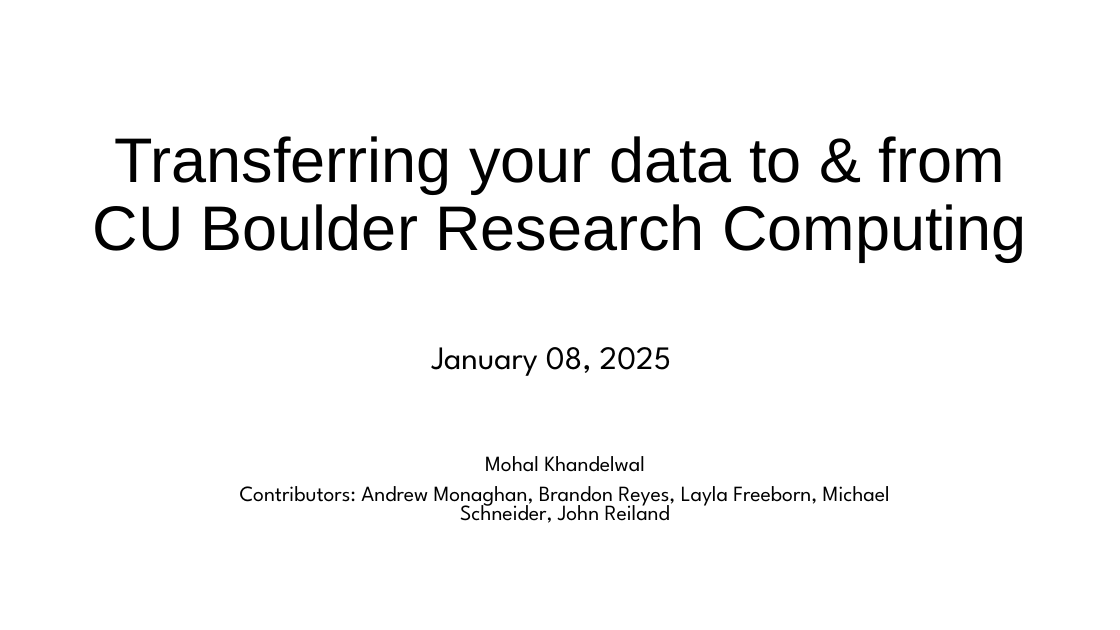
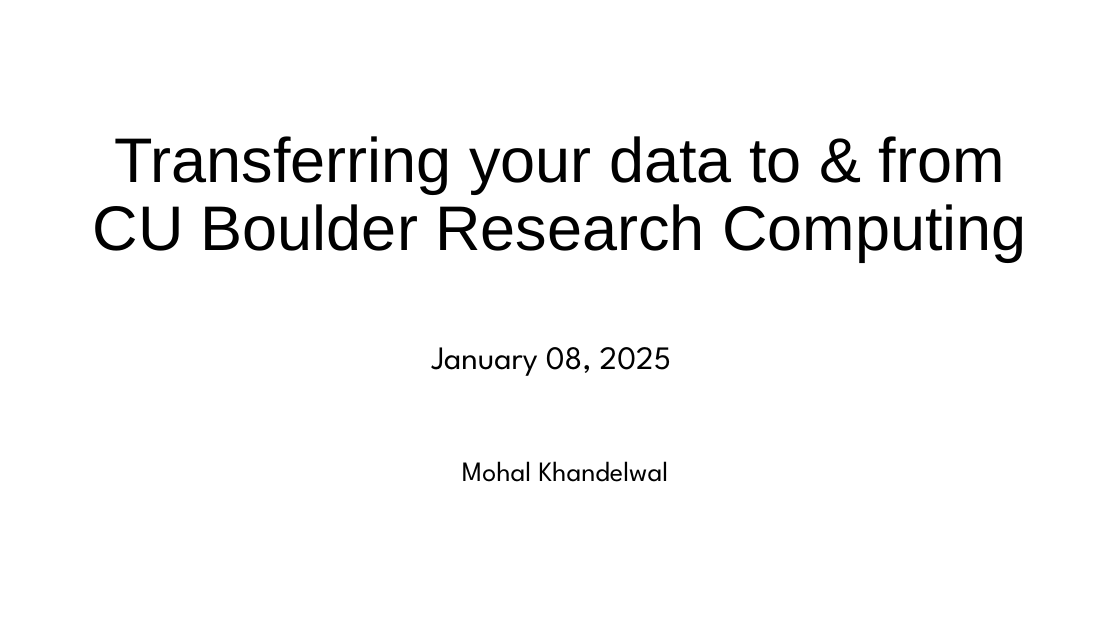
Before and after one commit to mohalkh5/hpc_fundamentals_micro_credential, a slide deck: slide 1 of transferring_data/File_transfer.pptx. Drawn at 1120x630 pixels with LibreOffice and Linux fonts; fonts in the diff are those of the drawing; background and template pictures are left out. Boxes give left, top, right and bottom in pixels: in the first picture for what was removed or moved away, otherwise in the second. Text is boxed around its words. In the diff, an @@ line names an element or a change of style, - is before the commit and + after.

Commit message:
Updating File_Transfer.pdf and File_Transfer.pptx
Updating File_Transfer.pdf and File_Transfer.pptx
 - removed UST slide

```diff
--- a/transferring_data/File_transfer.pptx
+++ b/transferring_data/File_transfer.pptx
@@ subtitle "Mohal Khandelwal" at (x1=462, y1=461, x2=668, y2=482): size 18.6 to 24 pt; line spacing 0.7 to 0.9 @@
@@ subtitle at (x1=240, y1=486, x2=890, y2=523): paragraph removed @@
-Contributors: Andrew Monaghan, Brandon Reyes, Layla Freeborn, Michael Schneider, John Reiland
```
Also in this commit, not shown: 1 slide removed, 1 other file.
